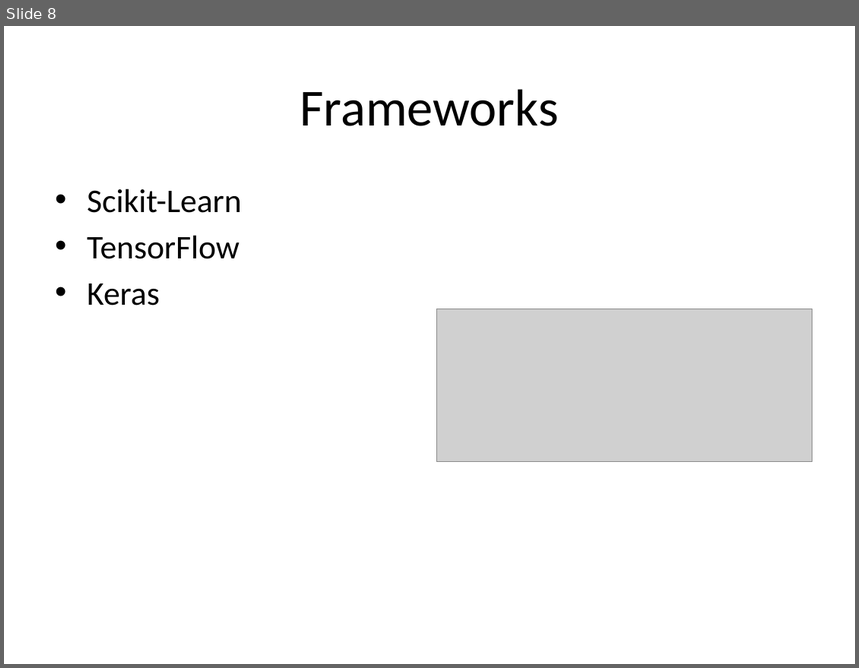
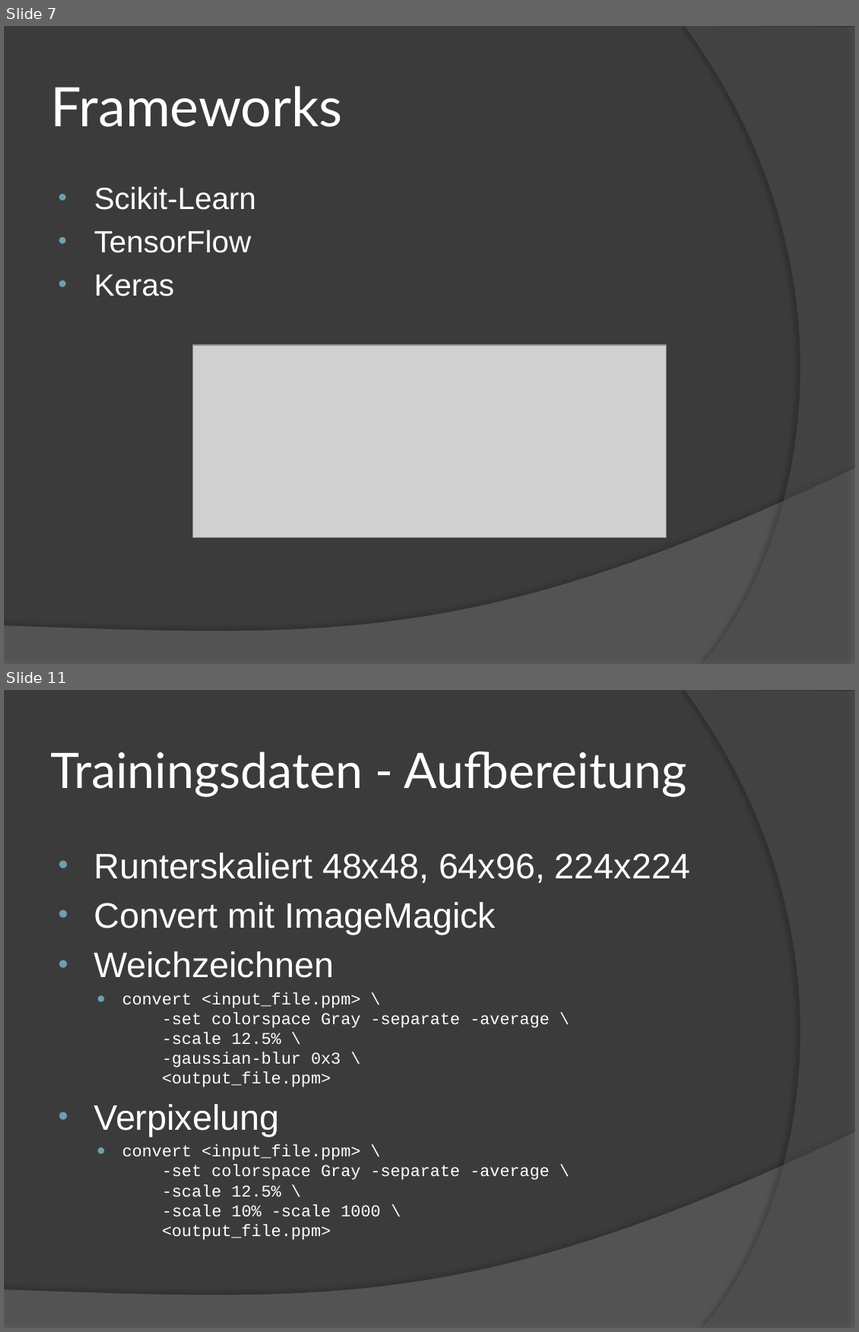
Before and after one commit to schroedingerskatze42/project, a slide deck: documentation/presentation/Image Deobfuscation.pptx. Shown one above the other, each under a label of ours: slide 8 before the commit, slides 7 and 11 after it; the slides between them are not shown. The pictures are 859x668 and 859x1332 pixels, drawn with LibreOffice and Linux fonts; fonts in the diff are those of the drawing; grey boxes stand for pictures. Boxes give left, top, right and bottom in pixels: in the first picture for what was removed or moved away, otherwise in the second. Text is boxed around its words. In the diff, an @@ line names an element or a change of style, - is before the commit and + after.

```diff
--- a/documentation/presentation/Image Deobfuscation.pptx
+++ b/documentation/presentation/Image Deobfuscation.pptx
@@ slide 11 added at bbox=[4, 690, 855, 1328], background #3B3B3B; not listed: 2 template elements that a slide beside it also shows @@
@@ title added at bbox=[51, 752, 687, 797], 41.4 pt, text #FFFFFF @@
+Trainingsdaten - Aufbereitung
@@ text added at bbox=[94, 853, 691, 1240], 14 pt, text #FFFFFF @@
+• Runterskaliert 48x48, 64x96, 224x224
+• Convert mit ImageMagick
+• Weichzeichnen
+  ● convert <input_file.ppm> \
+    -set colorspace Gray -separate -average \
+    -scale 12.5% \
+    -gaussian-blur 0x3 \
+    <output_file.ppm>
+• Verpixelung
+  ● convert <input_file.ppm> \
+    -set colorspace Gray -separate -average \
+    -scale 12.5% \
+    -scale 10% -scale 1000 \
+    <output_file.ppm>
@@ what was slide 8 is now slide 7 @@
@@ slide 7 changed as well @@
@@ background #FFFFFF to #3B3B3B @@
@@ freeform shape added at bbox=[685, 26, 855, 664], fill #5E5E5E at 40% opacity @@
@@ title "Frameworks" at bbox=[51, 86, 343, 127]: size 44 to 46 pt, font Calibri to Lato, text colour #000000 to #FFFFFF; alignment centre to left @@
@@ text "Scikit-Learn" at bbox=[94, 186, 256, 297]: size 28 to 26 pt, font Calibri to Arial, text colour #000000 to #FFFFFF; indent changed @@
@@ picture: place and size @@
-picture at bbox=[436, 309, 813, 463]
+picture at bbox=[193, 345, 666, 537]
@@ freeform shape added at bbox=[4, 468, 855, 664], fill #7F7F7F at 45% opacity @@
```
Also in this commit, not shown: 5 other slides changed, 9 other slides added, 7 slides removed, 14 other files.
